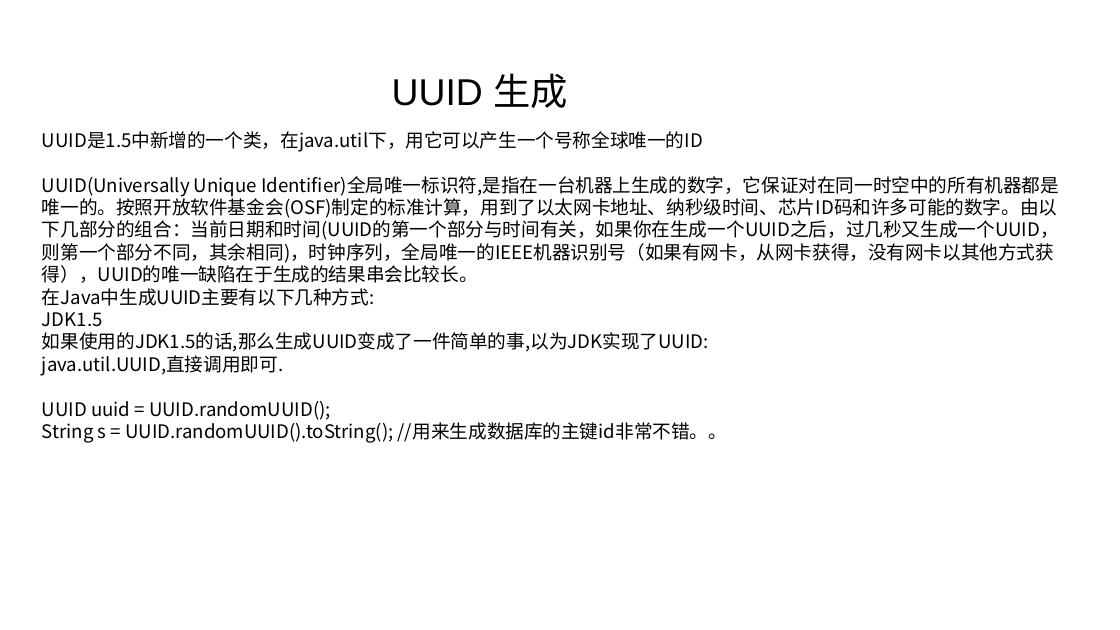
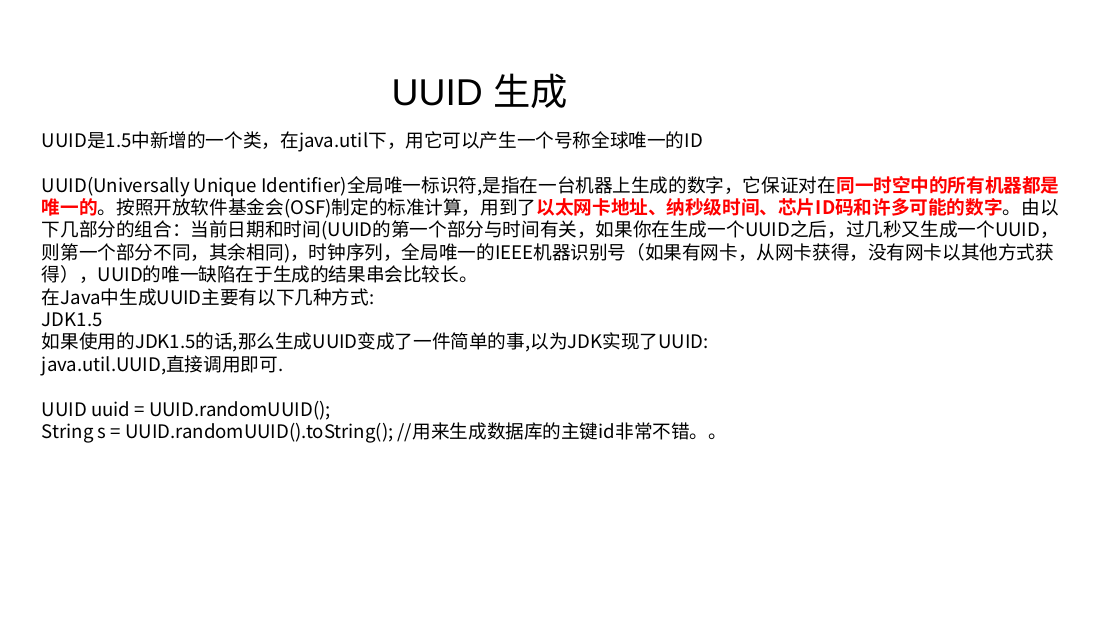
Before and after one commit to linkknown/PPT, a slide deck: slide 11 of 基础PPT/第4章：Java字符串详解.pptx (slide 10 before the commit). Drawn at 1120x630 pixels with LibreOffice and Linux fonts; fonts in the diff are those of the drawing; background and template pictures are left out. Boxes give left, top, right and bottom in pixels: in the first picture for what was removed or moved away, otherwise in the second. Text is boxed around its words. In the diff, an @@ line names an element or a change of style, - is before the commit and + after.

```diff
--- a/基础PPT/第4章：Java字符串详解.pptx
+++ b/基础PPT/第4章：Java字符串详解.pptx
@@ text at <box>42,176,1060,283</box>: text colour #000000 to #FF0000, bold on in "Identifier)全局唯一标识符,是指在一台机器上生成的数字，它保证对在同一时空中的所有机器都是唯一的。按照开放软件 ..." @@
```
Also in this commit, not shown: 1 slide added.
